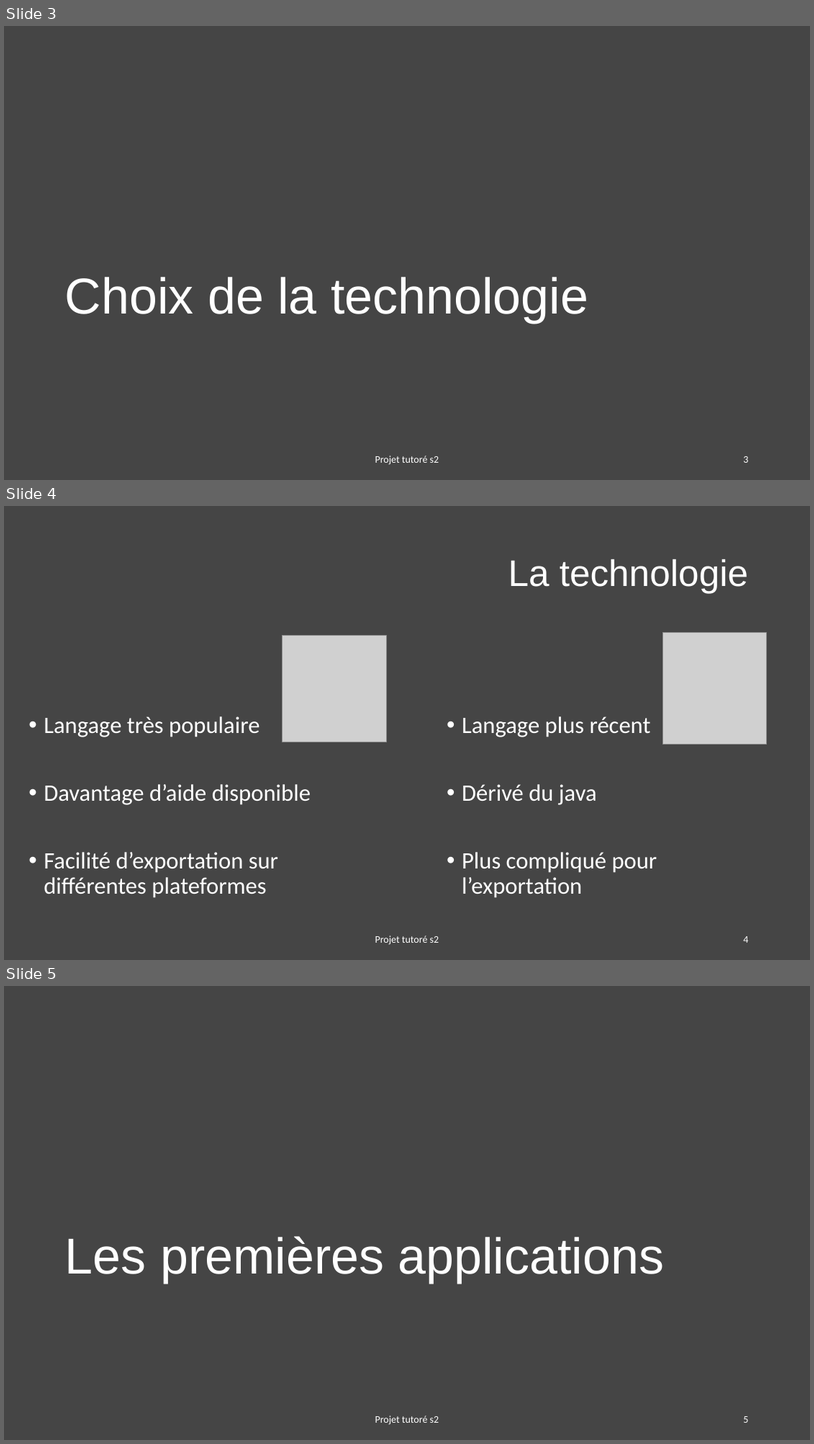
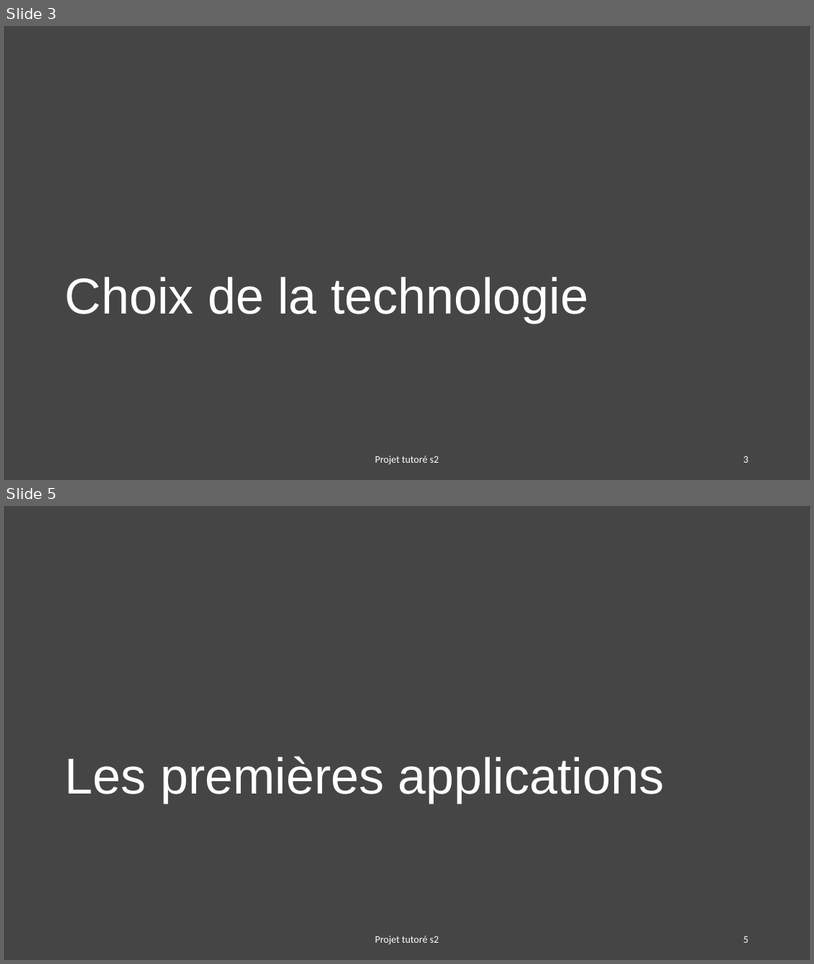
Before and after one commit to Spaicat/IUT-S2-EasyTasks, a slide deck: RDV/RDV1/EASYTASKS.pptx. Shown one above the other, each under a label of ours: slides 3, 4 and 5 before the commit, slides 3 and 5 after it; the slides between them are not shown. The pictures are 814x1444 and 814x964 pixels, drawn with LibreOffice and Linux fonts; fonts in the diff are those of the drawing; grey boxes stand for pictures. Boxes give left, top, right and bottom in pixels: in the first picture for what was removed or moved away, otherwise in the second. Text is boxed around its words. In the diff, an @@ line names an element or a change of style, - is before the commit and + after.

```diff
--- a/RDV/RDV1/EASYTASKS.pptx
+++ b/RDV/RDV1/EASYTASKS.pptx
@@ slide 4 removed at box(4, 506, 810, 960), background #454545 @@
@@ title removed at box(509, 559, 748, 593) @@
-La technologie
@@ picture removed at box(664, 633, 767, 744) @@
@@ picture removed at box(283, 636, 387, 742) @@
@@ text removed at box(44, 716, 311, 898) @@
-• Langage très populaire
-• Davantage d’aide disponible
-• Facilité d’exportation sur différentes plateformes
@@ text removed at box(462, 716, 658, 898) @@
-• Langage plus récent
-• Dérivé du java
-• Plus compliqué pour l’exportation
@@ text removed at box(376, 935, 440, 944) @@
-Projet tutoré s2
@@ page number removed at box(743, 936, 748, 942) @@
-4
```
Also in this commit, not shown: 1 slide changed, 1 slide added.
